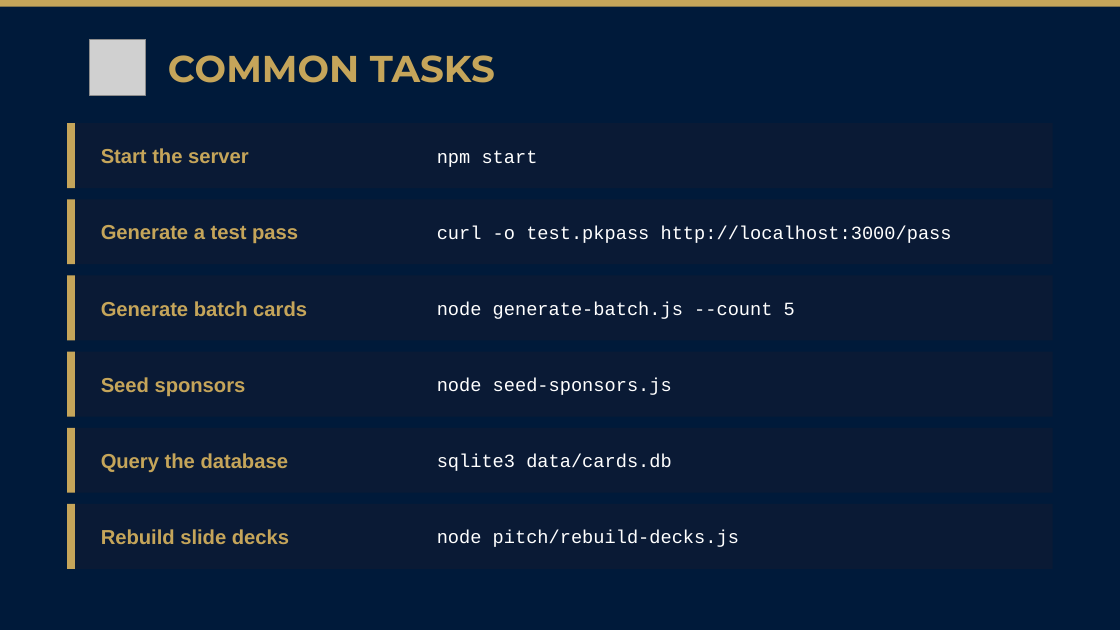
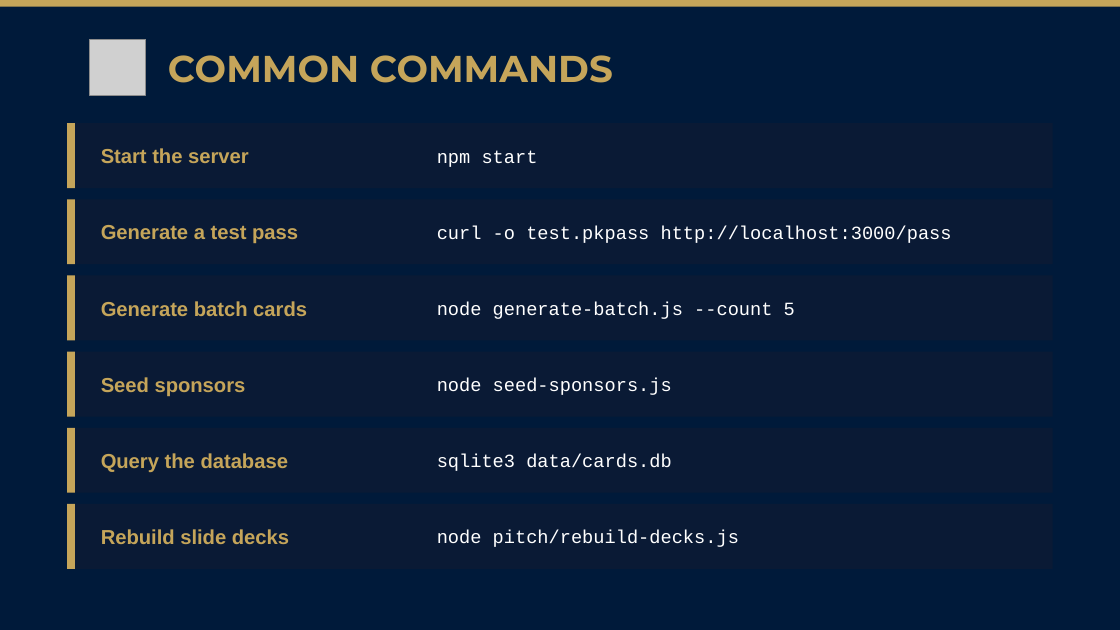
Before and after one commit to hoserR9/school-discount-pass, a slide deck: slide 5 of pitch/Del-Norte-Engineer-Onboarding.pptx. Drawn at 1120x630 pixels with LibreOffice and Linux fonts; fonts in the diff are those of the drawing; grey boxes stand for pictures. Boxes give left, top, right and bottom in pixels: in the first picture for what was removed or moved away, otherwise in the second. Text is boxed around its words. In the diff, an @@ line names an element or a change of style, - is before the commit and + after.

```diff
--- a/pitch/Del-Norte-Engineer-Onboarding.pptx
+++ b/pitch/Del-Norte-Engineer-Onboarding.pptx
@@ text at [168,55,613,83]: text changed @@
-COMMON TASKS
+COMMON COMMANDS
```
Also in this commit, not shown: 5 other slides changed, 1 slide added, 1 slide removed, 5 other files.
